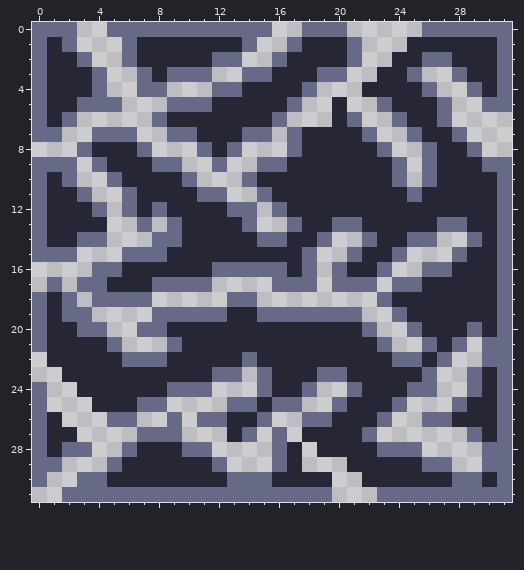
Pixel-art sprite -- Assets/Sprites/WallOnDestroyLvl3.png. The picture above is the old version.
The file is 32x32 pixels.
Once edited:
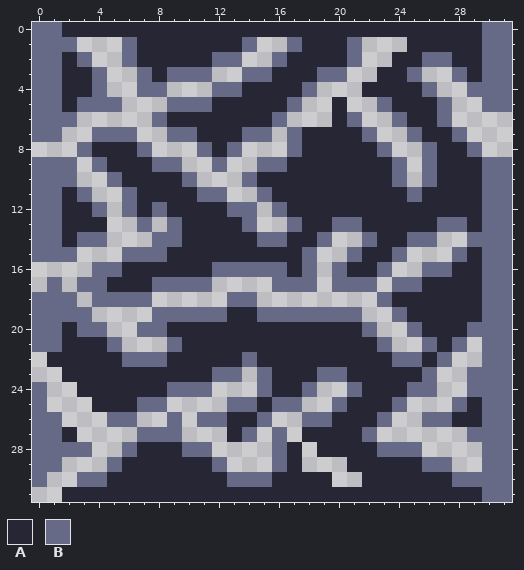
Palette (. is transparent): A #272635  B #666a86
Difference:
y 0: x 2..29 B..BBBBBBBBBBB..BBB.....BBBB -> AAAAAAAAAAAAAAAAAAAAAAAAAAAA
y 1..4: x 1 A -> B; x 30 A -> B
y 5..6: x 1 A -> B
y 10..14: x 1 A -> B; x 30 A -> B
y 15..17: x 30 A -> B
y 18..20: x 1 A -> B; x 30 A -> B
y 21: x 1 A -> B
y 23..25: x 30 A -> B
y 26..27: x 1 A -> B; x 30 A -> B
y 28: x 1 A -> B
y 30: x 30 A -> B
y 31: x 2..29 BBBBBBBBBBBBBBBBBB...BBBBBBB -> AAAAAAAAAAAAAAAAAAAAAAAAAAAA
Changed places in both pictures, as pixel boxes (x1, y1, x2, y2):
changed: (47, 22, 497, 502)
